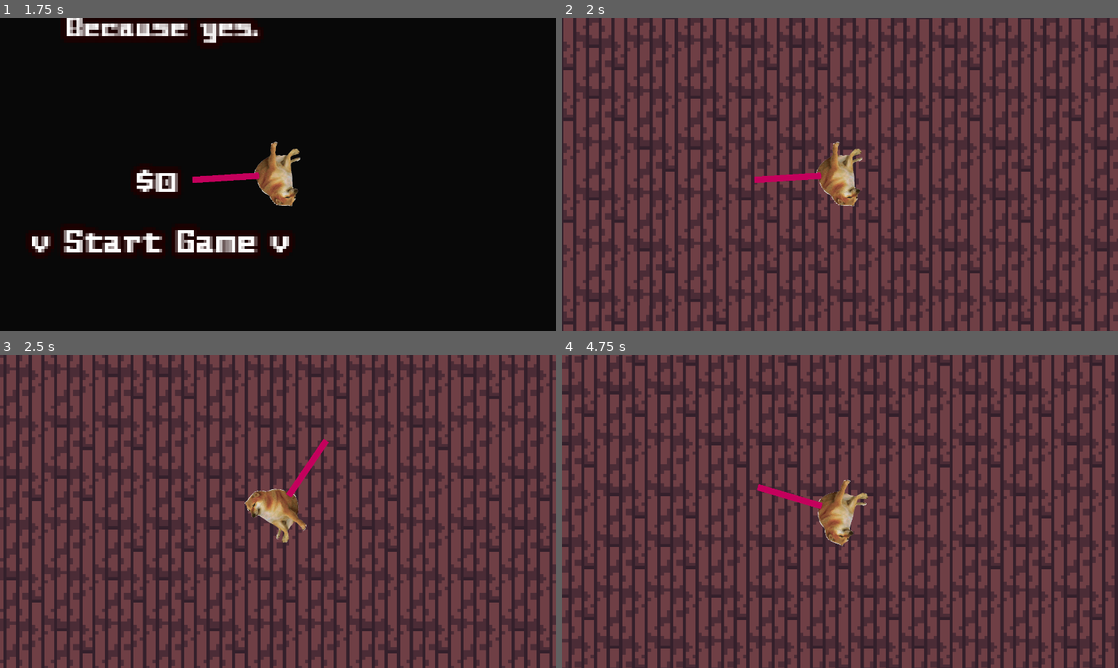
Above: before the commit, frames 1-4 (two rows, left to right).
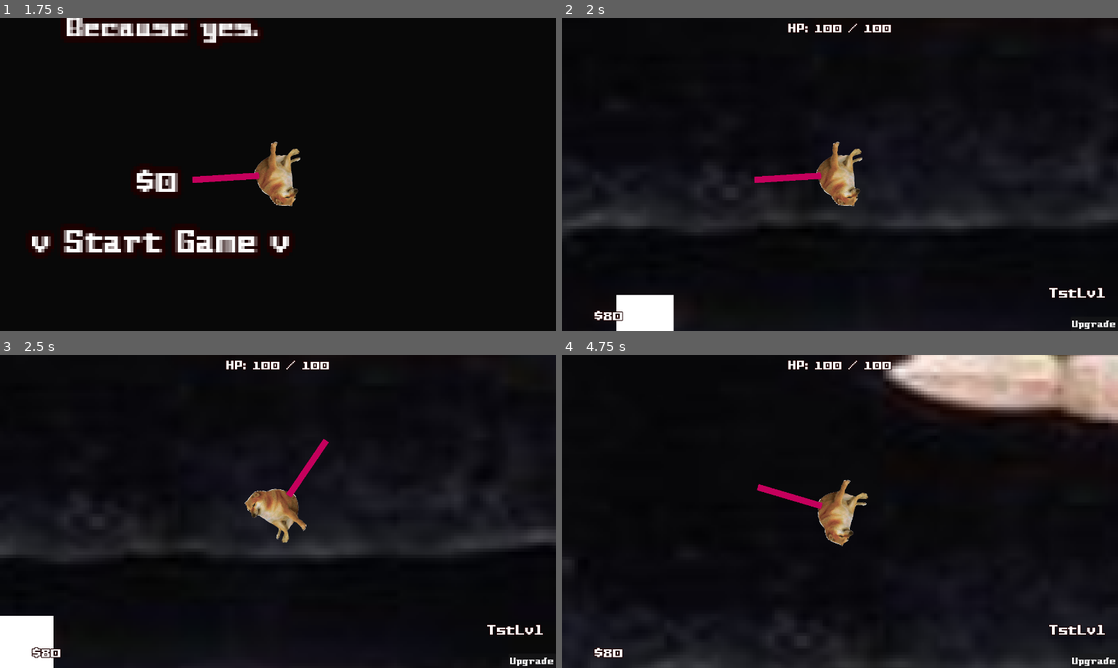
Above: after the commit, the same moments.

Repository: snoutibur-academic/Dingy-Dungeon-Game
Game: Godot game, scene res://Scenes/Main/Main.tscn
Two runs of this game, one before a commit and one after it. Both use one fixed random seed, a clock stepped at 60 frames per second and the inputs below.
Inputs (mouse positions are in pixels of both pictures, inside the frame that each line leads up to):
- Up to frame 1 (1.75 s): tap Enter at 0.5 s; move the mouse to (400, 158) at 0.52 s; hold D (right) 0.53-1.28 s; move the mouse to (166, 190) at 1.27 s; hold S (down) from 1.28 s (still down)
- Up to frame 2 (2 s): keep holding S (down)
- Up to frame 3 (2.5 s): move the mouse to (333, 442) at 2.02 s; release S (down) at 2.03 s; hold D (right) from 2.03 s (still down)
- Up to frame 4 (4.75 s): move the mouse to (812, 574) at 2.77 s; release D (right) at 2.78 s; hold W (up) 2.78-3.53 s; move the mouse to (1006, 558) at 3.52 s; hold A (left) from 3.53 s (still down); move the mouse to (673, 464) at 4.27 s

Frame 1 is identical in both runs. In frame 2, 97% of the frame differs, in the area x 0-100%, y 0-100%; in frame 3, 97%; in frame 4, 97%.

Commit message:
added sword!!
IT WORKSS!!!

Diff:
--- a/Mobs/Dingy.gd
+++ b/Mobs/Dingy.gd
@@ -19,6 +19,9 @@
 
 	if beingAttacked:
 		health -= Game.plrAtkDmg
+
+		if health == 0:
+			self.queue_free()
 
 	if chasing: # Then presue the Player
 		moveDir = position.direction_to(Player.position)
@@ -42,11 +45,13 @@
 	if body.name == "Player":
 		playerAttacked = true
 
-	if health == 0:
-		queue_free()
-
+	if body.name == "Sword":
+		beingAttacked = true
 
 func _on_attack_area_body_exited(body:Node2D):
 	if body.name == "Player":
 		playerAttacked = false
 		chasing = true
+
+	if body.name == "Sword":
+		beingAttacked = false
--- a/Player/HUD.tscn
+++ b/Player/HUD.tscn
@@ -68,6 +68,7 @@
 [node name="CanvasGroup" type="CanvasGroup" parent="."]
 
 [node name="UpgradeMenu" type="CanvasLayer" parent="CanvasGroup"]
+visible = false
 
 [node name="ColorRect" type="ColorRect" parent="CanvasGroup/UpgradeMenu"]
 anchors_preset = 8
--- a/Player/Player.tscn
+++ b/Player/Player.tscn
@@ -57,11 +57,6 @@
 
 [node name="Sword" type="StaticBody2D" parent="."]
 
-[node name="CollisionShape2D2" type="CollisionShape2D" parent="Sword"]
-position = Vector2(16.5, 0)
-shape = SubResource("RectangleShape2D_6n3am")
-disabled = true
-
 [node name="ColorRect" type="ColorRect" parent="Sword"]
 offset_left = 6.0
 offset_top = 1.0
@@ -69,3 +64,10 @@
 offset_bottom = 22.0
 rotation = -1.57079
 color = Color(0.768627, 0, 0.360784, 1)
+
+[node name="CollisionShape2D2" type="CollisionShape2D" parent="Sword"]
+position = Vector2(16.5, 0)
+rotation = 0.00633489
+shape = SubResource("RectangleShape2D_6n3am")
+one_way_collision = true
+one_way_collision_margin = 0.0
--- a/Scenes/Levels/DebugLevel.tscn
+++ b/Scenes/Levels/DebugLevel.tscn
@@ -13,15 +13,7 @@
 [node name="SplashImg" type="Sprite2D" parent="."]
 position = Vector2(13, -5)
 texture = ExtResource("2_pcx7k")
-
-[node name="Dingy3" parent="." instance=ExtResource("6_umf8l")]
-position = Vector2(-101, 97)
-
-[node name="Dingy2" parent="." instance=ExtResource("6_umf8l")]
-position = Vector2(37, 134)
-
-[node name="Dingy" parent="." instance=ExtResource("6_umf8l")]
-position = Vector2(78, -26)
+metadata/_edit_lock_ = true
 
 [node name="Player" parent="." instance=ExtResource("3_wfh8h")]
 
@@ -43,5 +35,27 @@
 theme = ExtResource("5_0t6ni")
 text = "{debug} $++"
 
+[node name="Dingy3" parent="." instance=ExtResource("6_umf8l")]
+position = Vector2(-74, 82)
+rotation = 0.0183439
+
+[node name="Dingy" parent="." instance=ExtResource("6_umf8l")]
+position = Vector2(-31, 78)
+
+[node name="Dingy2" parent="." instance=ExtResource("6_umf8l")]
+position = Vector2(-106, 102)
+
+[node name="Dingy4" parent="." instance=ExtResource("6_umf8l")]
+position = Vector2(-30, 109)
+
+[node name="Dingy5" parent="." instance=ExtResource("6_umf8l")]
+position = Vector2(-117, 36)
+
+[node name="Dingy6" parent="." instance=ExtResource("6_umf8l")]
+position = Vector2(-63, 58)
+
+[node name="Dingy7" parent="." instance=ExtResource("6_umf8l")]
+position = Vector2(-125, 71)
+
 [connection signal="pressed" from="SaveButton" to="." method="_on_save_button_pressed"]
 [connection signal="pressed" from="AddMoney" to="." method="_on_add_money_pressed"]
--- a/Scenes/Main/MainScene.gd
+++ b/Scenes/Main/MainScene.gd
@@ -9,7 +9,7 @@
 		if Utils.loadGame(): # If player has an existing save file, ask if they wish to load it
 			$LoadSave.show()
 		else:
-			get_tree().change_scene_to_file(("res:///Scenes/Levels/1Level.tscn"))
+			get_tree().change_scene_to_file(("res:///Scenes/Levels/DebugLevel.tscn"))
 
 
 "Load save menu"
